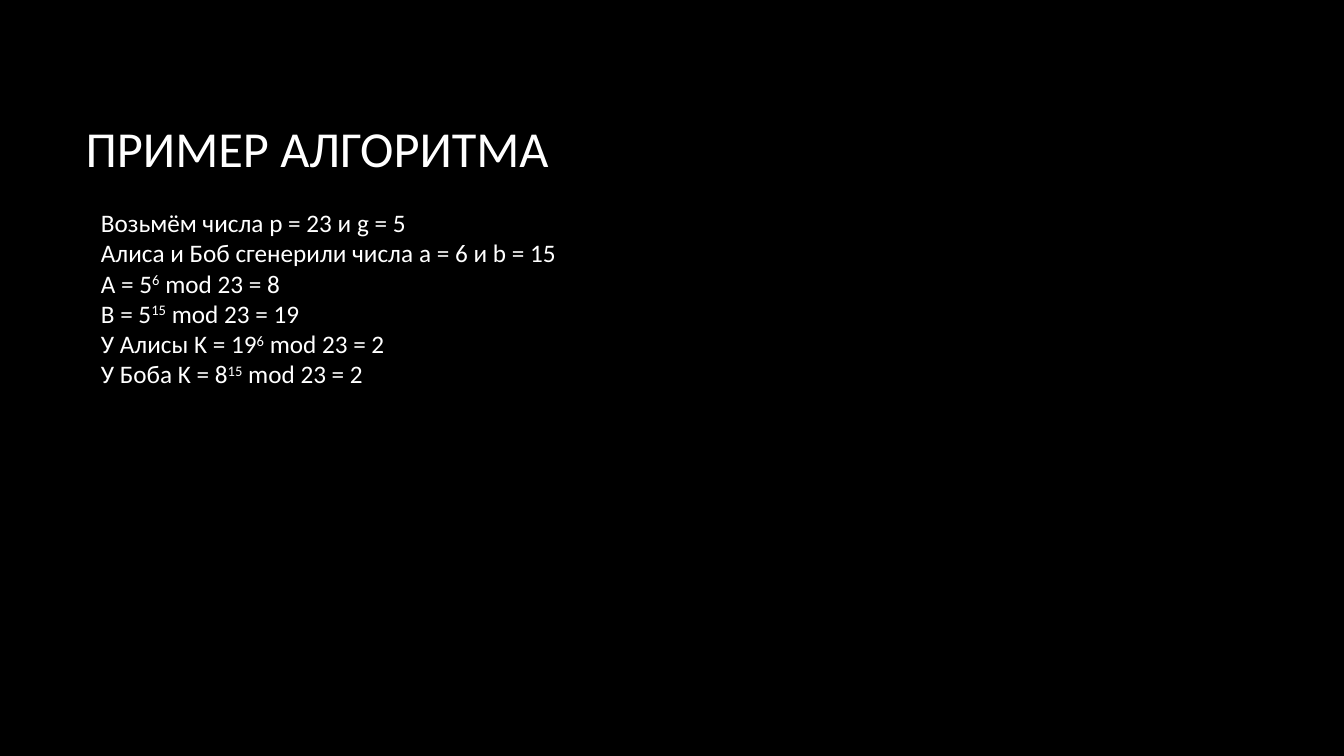
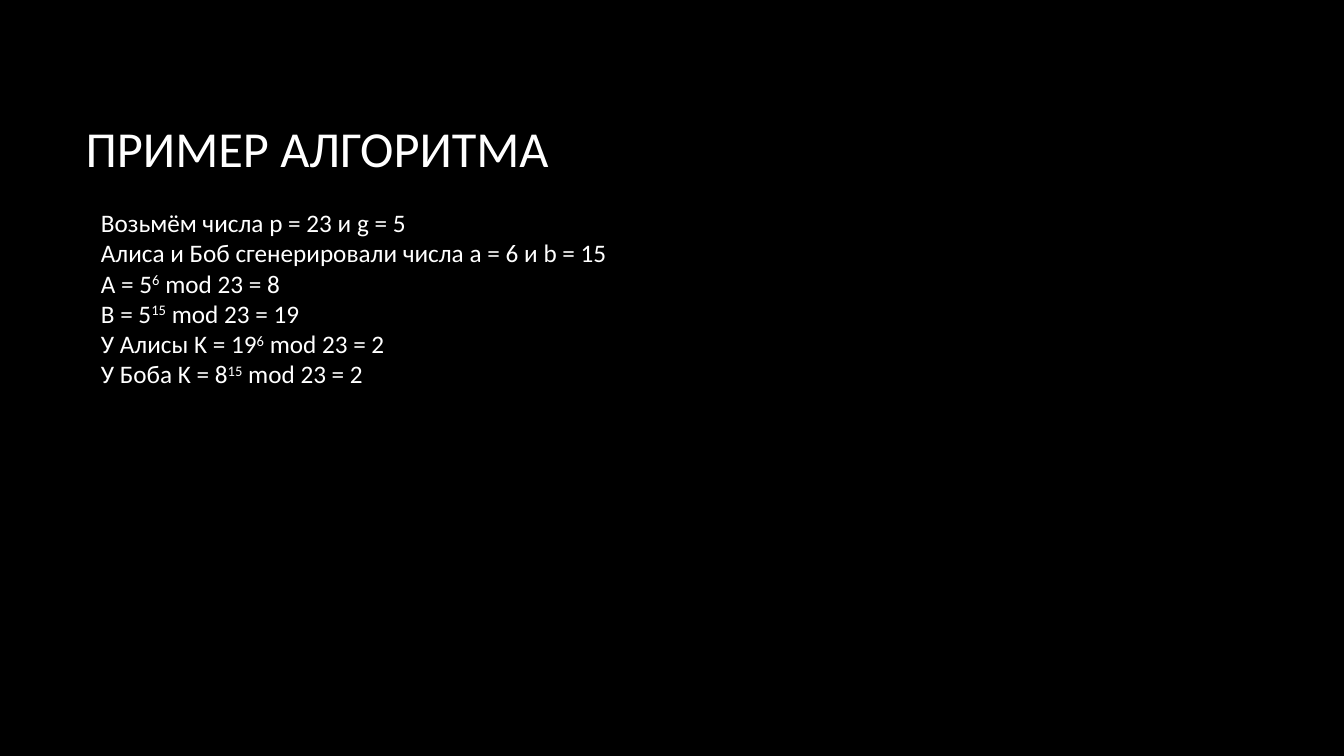
Before and after one commit to olegdayo/TelecommunicationTechnologies, a slide deck: slide 5 of Winter/Project/ElGamal.pptx. Drawn at 1344x756 pixels with LibreOffice and Linux fonts; fonts in the diff are those of the drawing; background and template pictures are left out. Boxes give left, top, right and bottom in pixels: in the first picture for what was removed or moved away, otherwise in the second. Text is boxed around its words. In the diff, an @@ line names an element or a change of style, - is before the commit and + after.

```diff
--- a/Winter/Project/ElGamal.pptx
+++ b/Winter/Project/ElGamal.pptx
@@ text at (101, 244, 607, 266): text changed @@
-Алиса и Боб сгенерили числа a = 6 и b = 15
+Алиса и Боб сгенерировали числа a = 6 и b = 15
```
Also in this commit, not shown: 2 other slides changed, 1 slide added, 1 other file.
